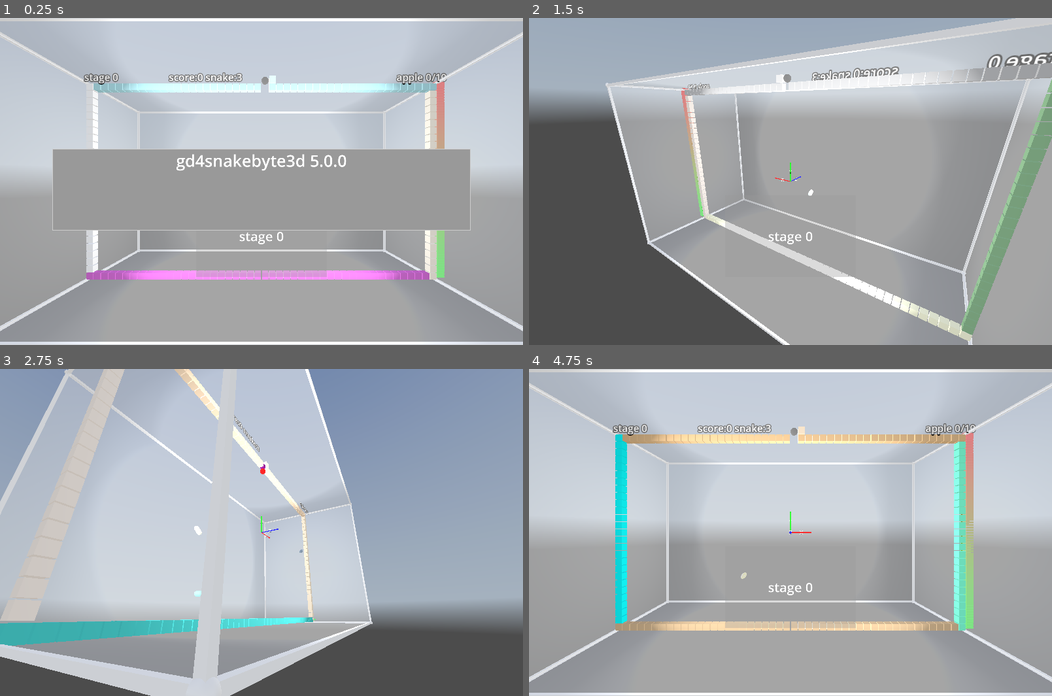
Above: before the commit, frames 1-4 (two rows, left to right).
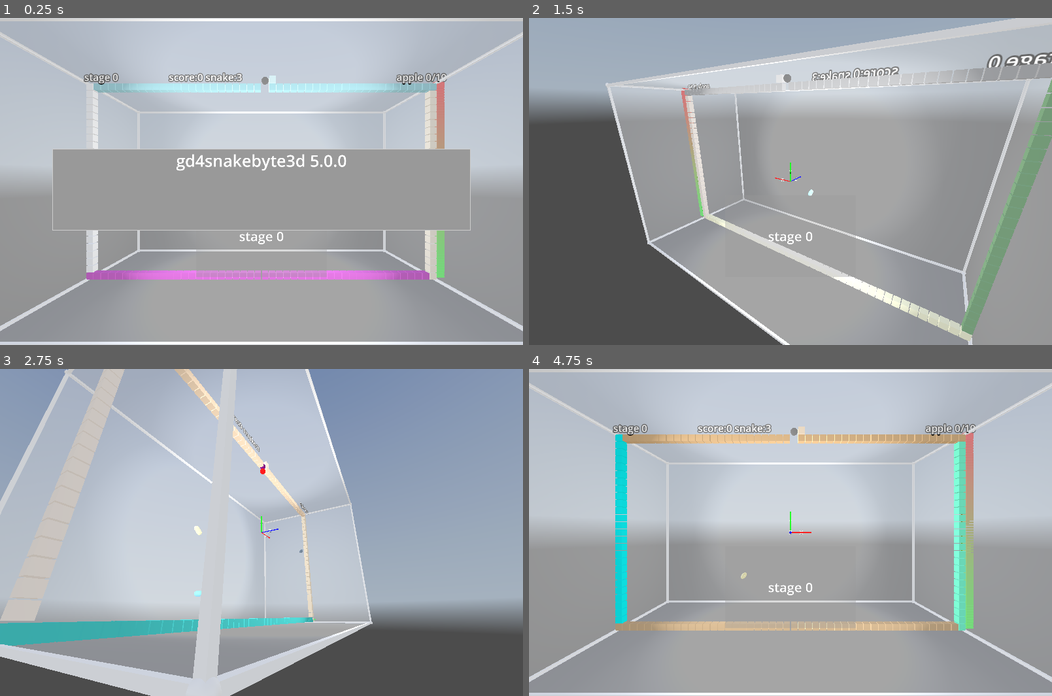
Above: after the commit, the same moments.

Repository: kasworld/gd4snakebyte3d
Game: Godot game, scene res://main.tscn
Same seed, same stepped clock (60 frames per second), same inputs: the game is played once before the commit and once after it. A sky picture missing from this copy of the repository is replaced by a grey-blue gradient.
Inputs (mouse positions are in pixels of both pictures, inside the frame that each line leads up to):
- Up to frame 1 (0.25 s): no input
- Up to frame 2 (1.5 s): tap Enter at 0.5 s; move the mouse to (905, 165) at 0.52 s; hold Right 0.53-1.28 s; tap Q at 0.6 s; click (905, 165) at 0.67 s; tap Space at 0.77 s; move the mouse to (685, 197) at 1.27 s; hold Down from 1.28 s (still down); tap E at 1.35 s
- Up to frame 3 (2.75 s): tap Space at 1.52 s; move the mouse to (313, 460) at 2.02 s; release Down at 2.03 s; hold Right from 2.03 s (still down); tap Enter at 2.1 s
- Up to frame 4 (4.75 s): move the mouse to (764, 597) at 2.77 s; release Right at 2.78 s; hold Up 2.78-3.53 s; tap Q at 2.85 s; click (764, 597) at 2.92 s; tap Space at 3.02, 3.77, 4.52 s; move the mouse to (947, 581) at 3.52 s; hold Left from 3.53 s (still down); tap E at 3.6 s; move the mouse to (633, 483) at 4.27 s; tap Enter at 4.35 s

The runs differ from the first frame. In frame 1, 2.3% of the frame differs, in the area x 17-83%, y 0-80%; in frame 2, 1.5%; in frame 3, 0.9%; in frame 4, 1.8%.

Commit message:
add set_light_energy

Diff:
--- a/lib/spot_light_group.gd
+++ b/lib/spot_light_group.gd
@@ -13,6 +13,13 @@
 			light_list.append(sl)
 	else:
 		assert(false)
+
+## flag bit == 1 , set visible to b
+func set_light_energy(v :float, flags :int) -> void:
+	for i in light_list.size():
+		if BitFlag.TestByPos(i, flags):
+			light_list[i].light_energy = v
+
 
 ## flag bit == 1 , set visible to b
 func set_light_on(b :bool, flags :int) -> void:
--- a/main.gd
+++ b/main.gd
@@ -46,6 +46,7 @@
 	$GlassCabinet.init(WorldSize)
 	$GlassCabinet.get_camera_light().make_current()
 	$GlassCabinet.get_camera_light().get_light().visible = false
+	$GlassCabinet.lights.set_light_energy(50, BitFlag.MakeFilledFlags( $GlassCabinet.lights.get_size() ))
 	new_game()
 
 var stage :SnakeByte
